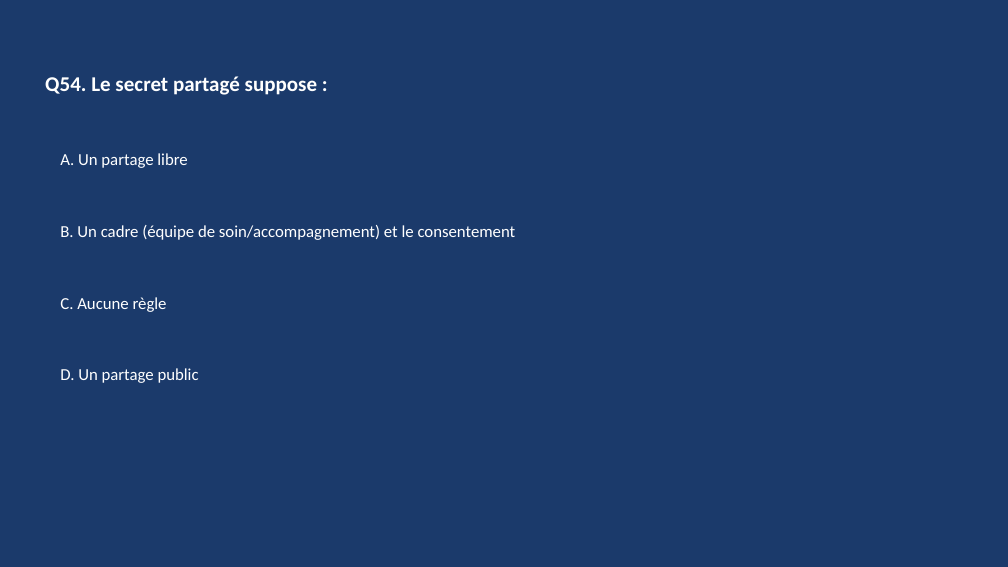
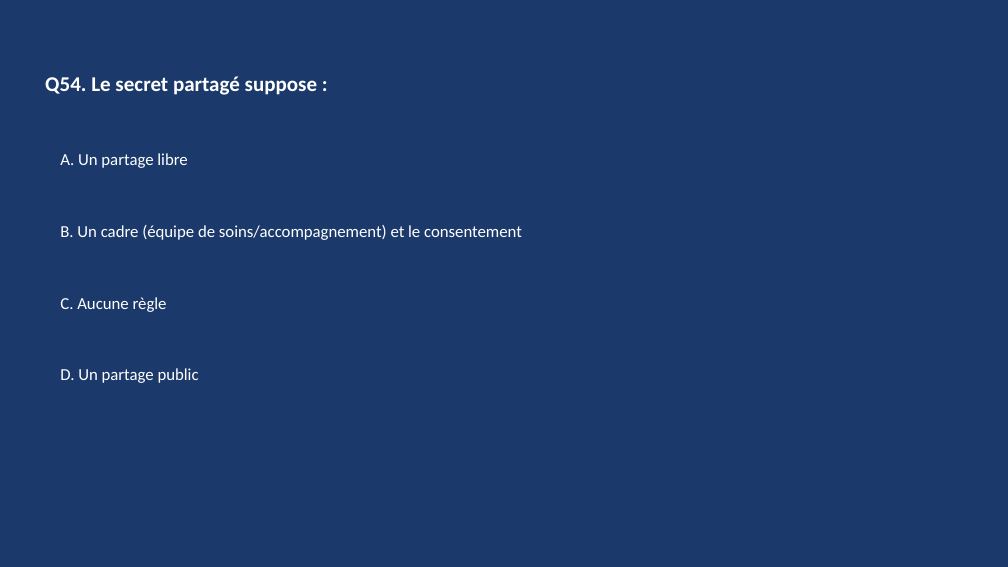
Before and after one commit to RicoBSJ/claude-travail-livrables, a slide deck: slide 107 of Livrables/Quiz/quiz_rbpp_ppa-dui_2026-06-27.pptx. Drawn at 1008x567 pixels with LibreOffice and Linux fonts; fonts in the diff are those of the drawing. Boxes give left, top, right and bottom in pixels: in the first picture for what was removed or moved away, otherwise in the second. Text is boxed around its words. In the diff, an @@ line names an element or a change of style, - is before the commit and + after.

```diff
--- a/Livrables/Quiz/quiz_rbpp_ppa-dui_2026-06-27.pptx
+++ b/Livrables/Quiz/quiz_rbpp_ppa-dui_2026-06-27.pptx
@@ text at [60,225,522,240]: text changed @@
-B. Un cadre (équipe de soin/accompagnement) et le consentement
+B. Un cadre (équipe de soins/accompagnement) et le consentement
```
Also in this commit, not shown: 30 other slides changed, 22 slides added.
